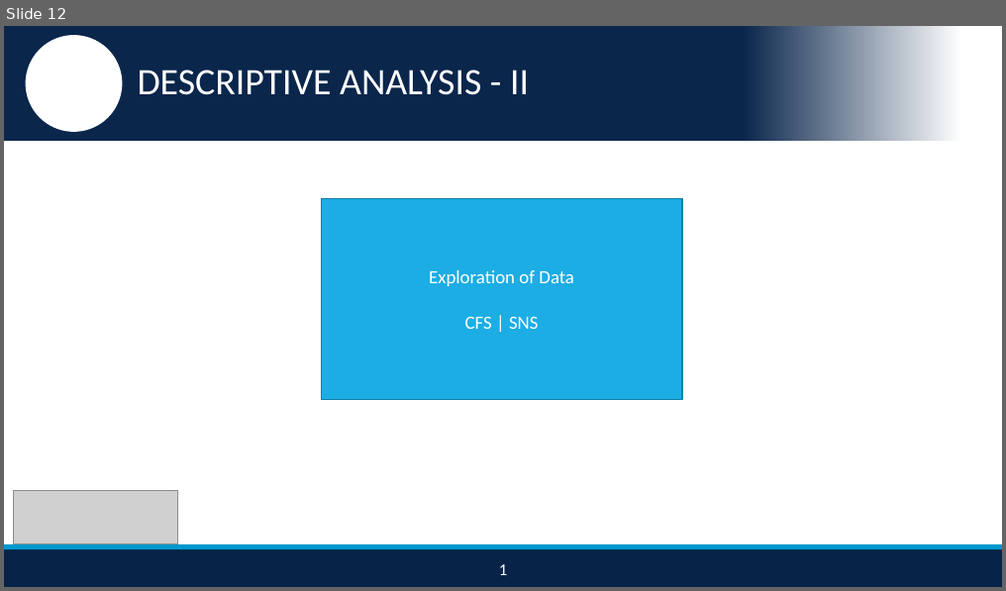
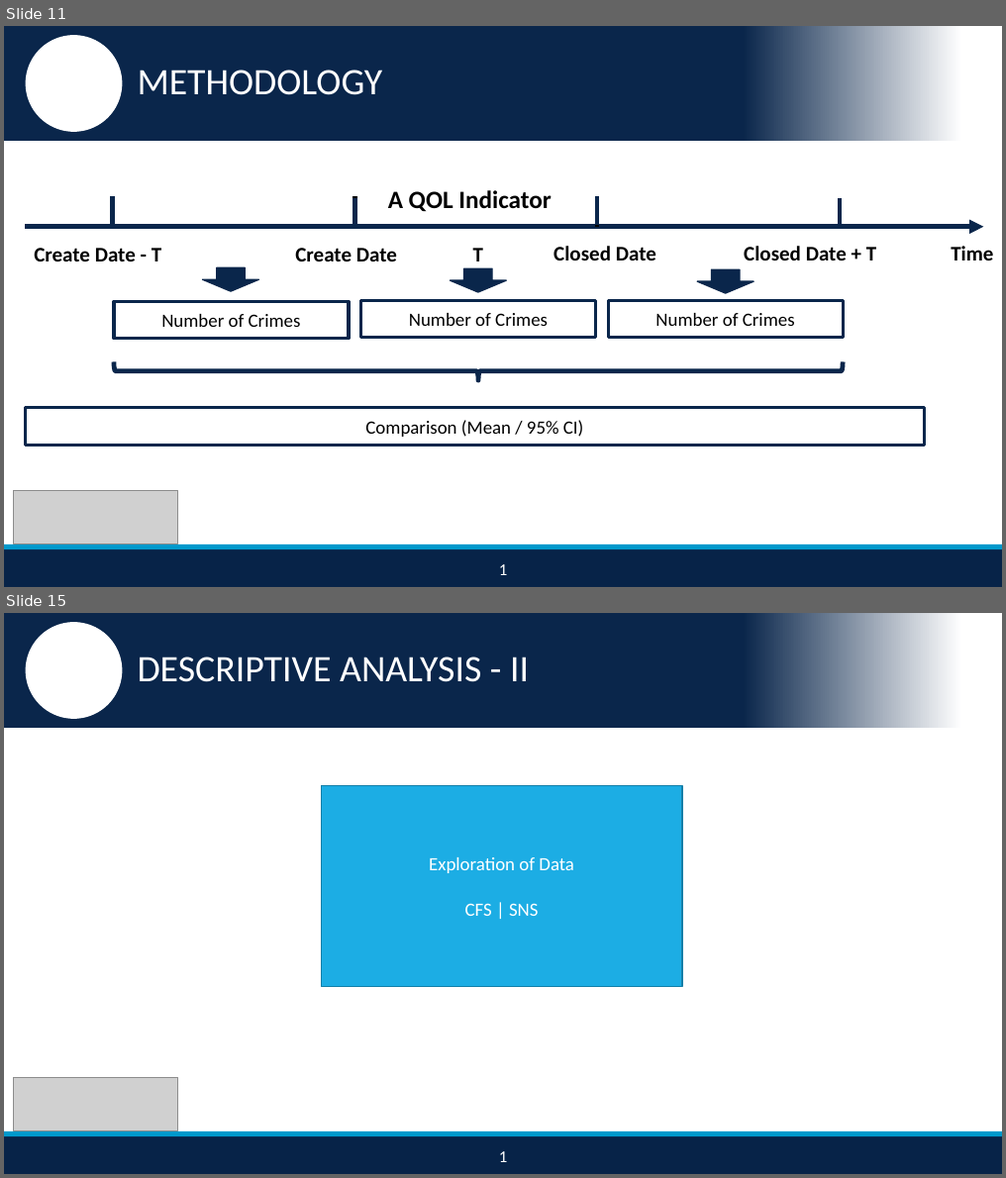
Before and after one commit to nikhilba/NOLA, a slide deck: Presentation/NOLA_Midterm_Presentation_v1.2.pptx. Shown one above the other, each under a label of ours: slide 12 before the commit, slides 11 and 15 after it; the slides between them are not shown. The pictures are 1006x591 and 1006x1178 pixels, drawn with LibreOffice and Linux fonts; fonts in the diff are those of the drawing; grey boxes stand for pictures; background and template pictures are left out. Boxes give left, top, right and bottom in pixels: in the first picture for what was removed or moved away, otherwise in the second. Text is boxed around its words. In the diff, an @@ line names an element or a change of style, - is before the commit and + after.

```diff
--- a/Presentation/NOLA_Midterm_Presentation_v1.2.pptx
+++ b/Presentation/NOLA_Midterm_Presentation_v1.2.pptx
@@ slide 11 added at (4, 26, 1002, 587), background #FFFFFF; not listed: 4 template elements that a slide beside it also shows @@
@@ text added at (138, 70, 383, 95), 36 pt, text #FFFFFF @@
+METHODOLOGY
@@ group added at (25, 190, 993, 445): 7 texts, 6 lines, 4 rectangles, 3 down arrows, 1 arrow, 1 left brace @@
+Create Date
+Closed Date
+T
+Number of Crimes
+Number of Crimes
+Number of Crimes
+Time
+Comparison (Mean / 95% CI)
+Create Date - T
+Closed Date + T
+A QOL Indicator
@@ picture added at (14, 491, 178, 544) @@
@@ text added at (499, 565, 507, 575), 16 pt, text #FFFFFF @@
+1
@@ what was slide 12 is now slide 15 @@
```
Also in this commit, not shown: 11 slides changed, 3 other slides added, 1 slide removed, 4 other files.
